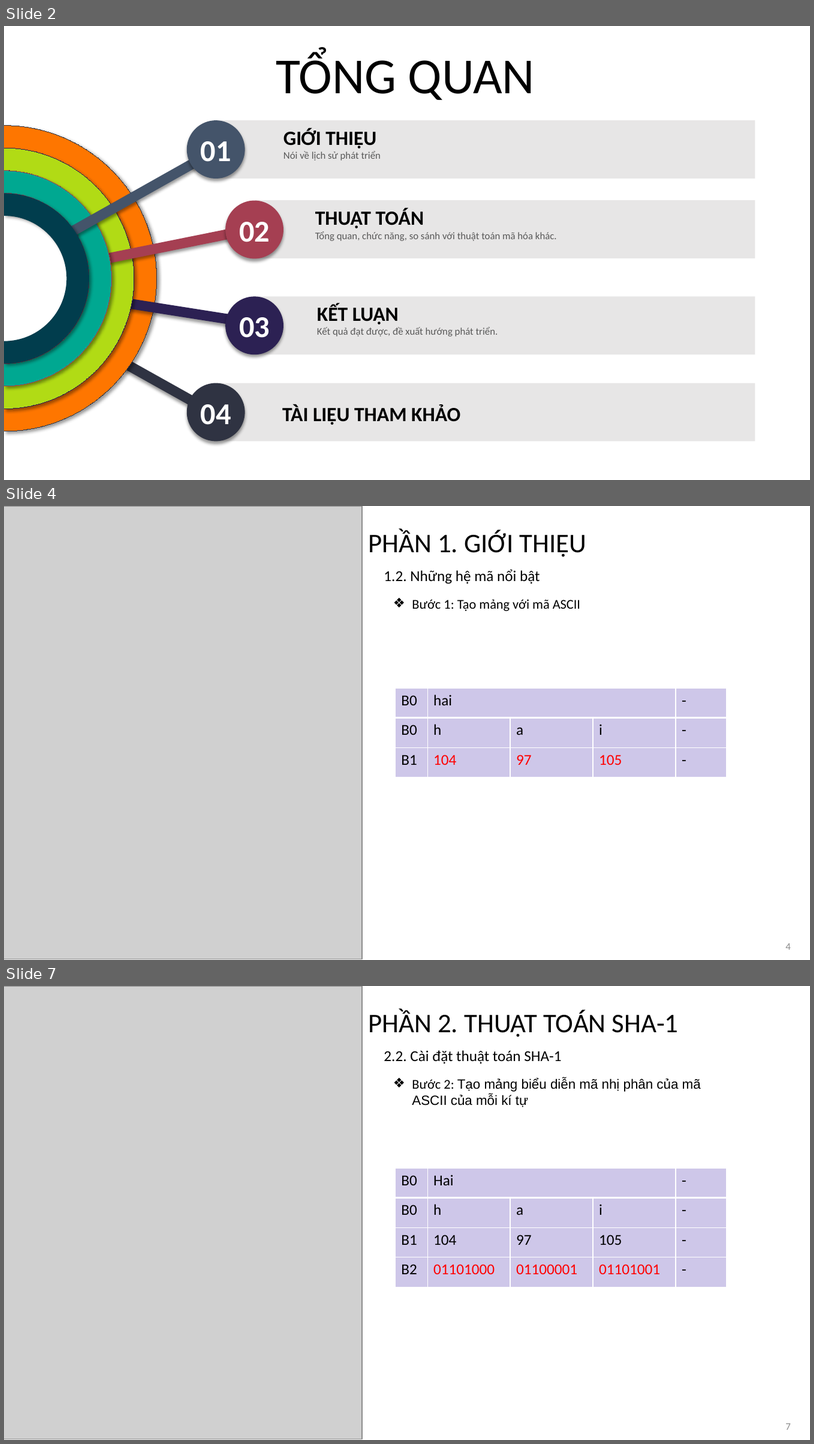
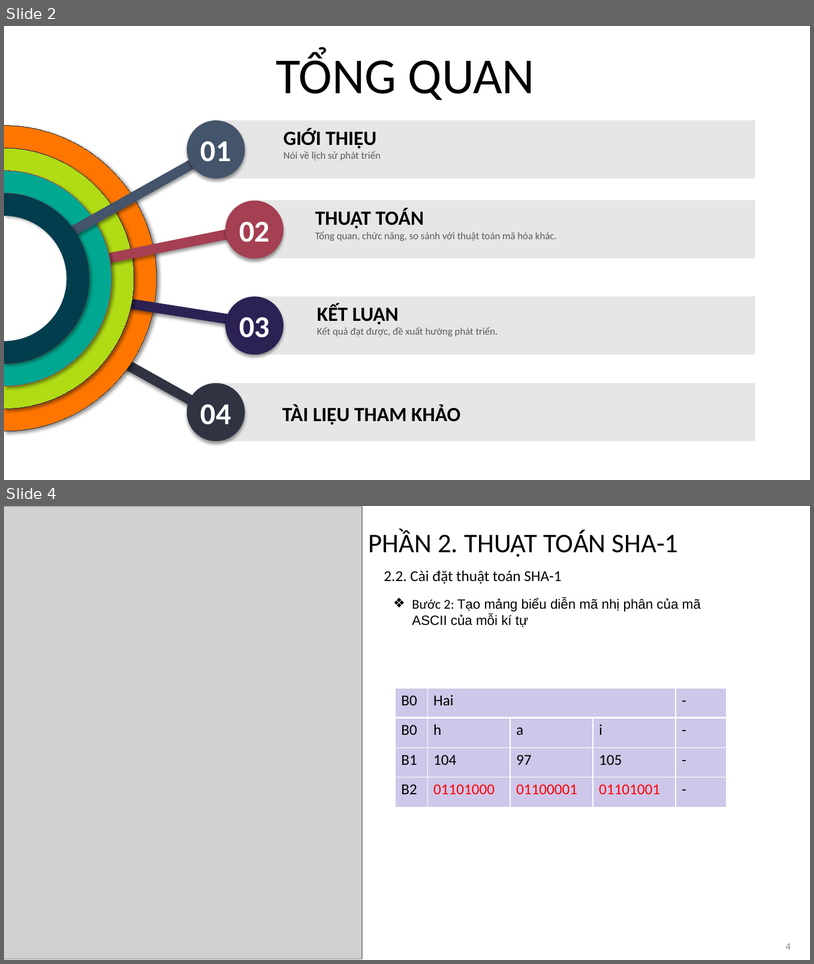
Before and after one commit to ThanhHai99/SGU_AnToanBaoMat, a slide deck: [final]_TT.pptx. Shown one above the other, each under a label of ours: slides 2, 4 and 7 before the commit, slides 2 and 4 after it; the slides between them are not shown. The pictures are 814x1444 and 814x964 pixels, drawn with LibreOffice and Linux fonts; fonts in the diff are those of the drawing; grey boxes stand for pictures. Boxes give left, top, right and bottom in pixels: in the first picture for what was removed or moved away, otherwise in the second. Text is boxed around its words. In the diff, an @@ line names an element or a change of style, - is before the commit and + after.

```diff
--- a/[final]_TT.pptx
+++ b/[final]_TT.pptx
@@ slide 4 removed at (4,506,810,960), background #FFFFFF @@
@@ picture removed at (4,506,362,959) @@
@@ title removed at (368,530,587,557) @@
-PHẦN 1. GIỚI THIỆU
@@ text removed at (384,569,540,584) @@
-1.2. Những hệ mã nổi bật
@@ text removed at (412,599,581,611) @@
-❖ Bước 1: Tạo mảng với mã ASCII
@@ table removed at (395,688,727,777), 3 rows, 5 columns @@
-B0 | hai |  |  | -
-B0 | h | a | i | -
-B1 | 104 | 97 | 105 | -
@@ page number removed at (786,943,791,949) @@
-4
@@ what was slide 7 is now slide 4 @@
@@ page number at (786,943,791,949): text changed @@
-7
+4
```
Also in this commit, not shown: 11 slides changed, 5 other slides removed, 7 other files.
